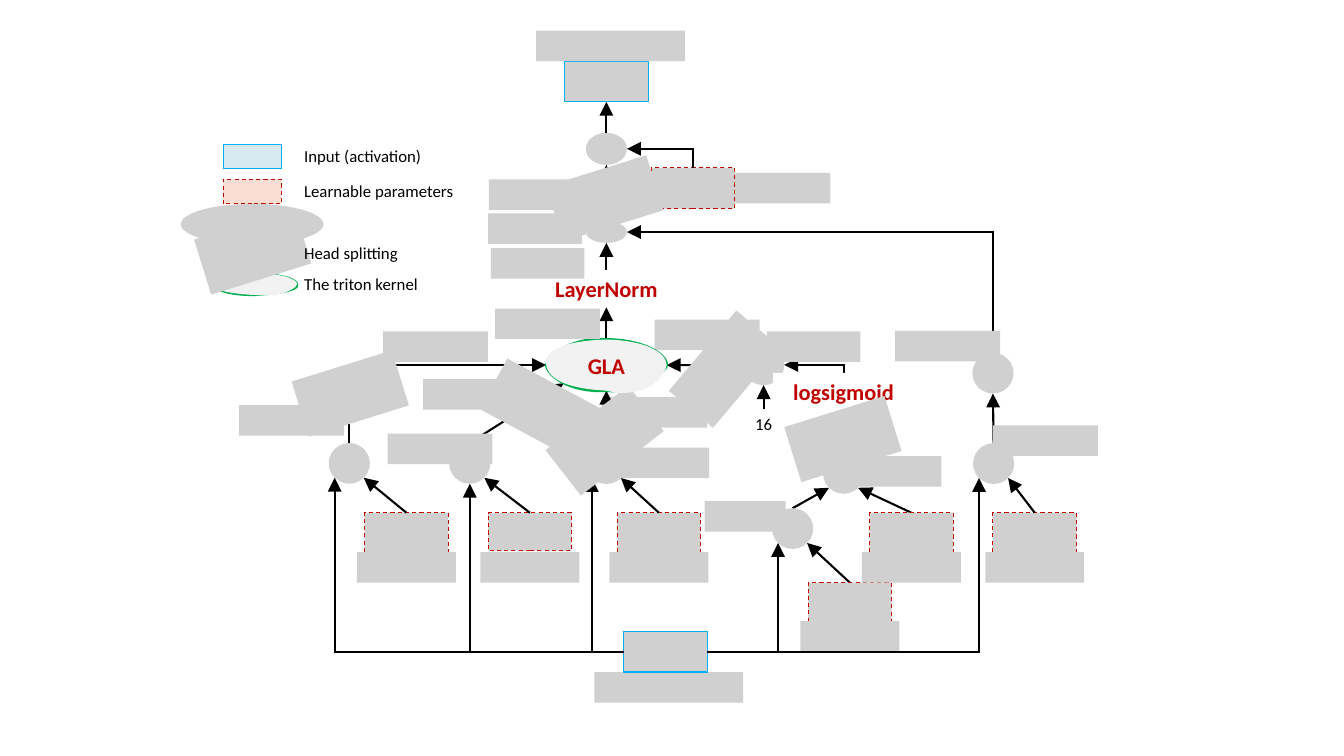
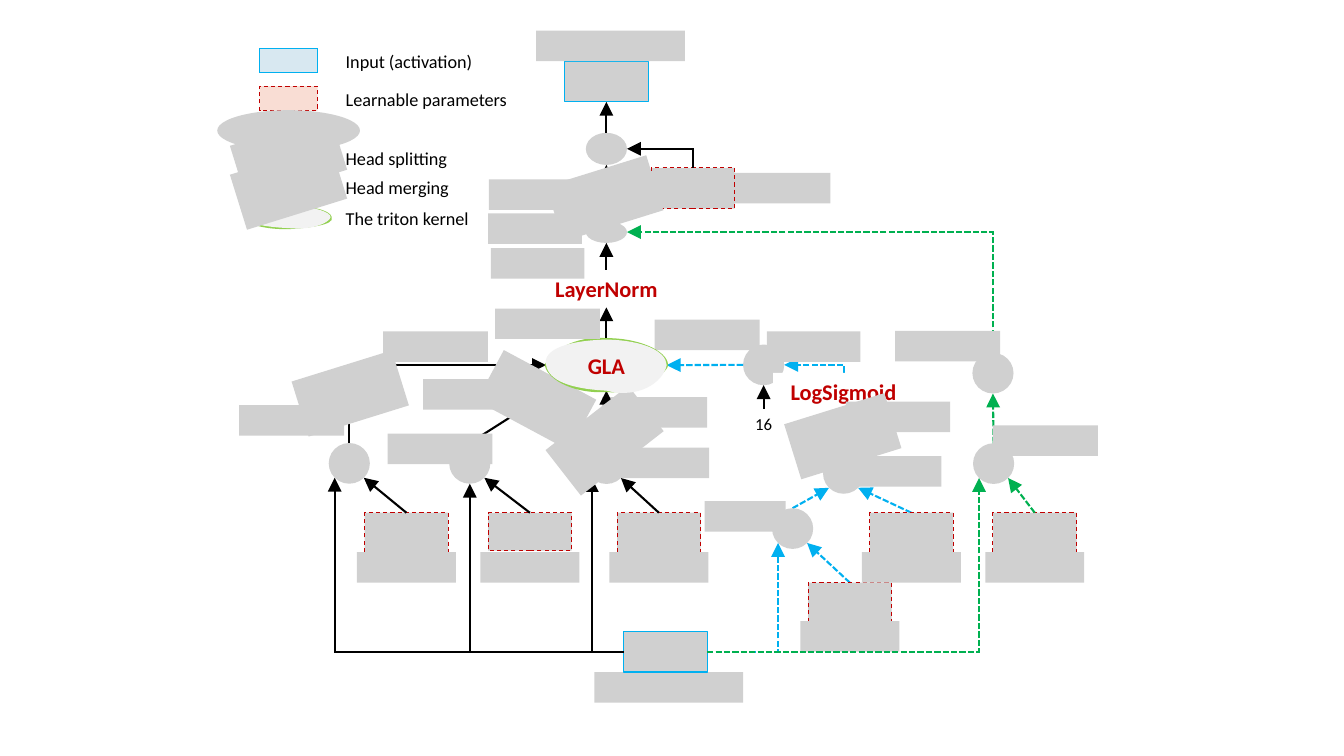
Before and after one commit to lcy-seso/Tiled-EfficientAttention, a slide deck: slide 1 of gla/figures/gated_linear_attention.pptx. Drawn at 1344x756 pixels with LibreOffice and Linux fonts; fonts in the diff are those of the drawing; grey boxes stand for pictures. Boxes give left, top, right and bottom in pixels: in the first picture for what was removed or moved away, otherwise in the second. Text is boxed around its words. In the diff, an @@ line names an element or a change of style, - is before the commit and + after.

```diff
--- a/gla/figures/gated_linear_attention.pptx
+++ b/gla/figures/gated_linear_attention.pptx
@@ rectangle: place and size @@
-rectangle at (223,144,281,168)
+rectangle at (260,48,319,73)
@@ size 12 to 13 pt in 4 elements at (346,212,469,225), (346,93,506,109), (346,152,447,170), (346,55,472,71) @@
@@ text "Input (activation)": place and size @@
-text "Input (activation)" at (304,150,421,165)
+text "Input (activation)" at (346,55,472,71)
@@ rectangle: place and size @@
-rectangle at (223,179,281,204)
+rectangle at (260,86,319,110)
@@ text "Learnable parameters": place and size @@
-text "Learnable parameters" at (304,185,453,200)
+text "Learnable parameters" at (346,93,506,109)
@@ picture added at (218,110,361,150) @@
@@ picture added at (230,115,347,201) @@
@@ picture added at (230,144,347,230) @@
@@ text "Head splitting": place and size @@
-text "Head splitting" at (304,246,398,264)
+text "Head splitting" at (346,152,447,170)
@@ picture removed at (180,204,324,244) @@
@@ picture removed at (194,209,312,295) @@
@@ freeform shape: place and size @@
-freeform shape at (213,273,296,295)
+freeform shape at (247,207,331,229)
@@ freeform shape at (247,207,331,229): outline #00B050 1.5 pt to #92D050 1.5 pt @@
@@ text "The triton kernel": place and size @@
-text "The triton kernel" at (304,278,417,290)
+text "The triton kernel" at (346,212,469,225)
@@ text added at (346,181,448,199), 13 pt, text #000000 @@
+Head merging
@@ elbow arrow (993, 353) - (627, 232): stroke #000000 1.5 pt to #00B050 1.5 pt dashed @@
@@ picture removed at (669,311,781,428) @@
@@ picture: place and size @@
-picture at (481,359,600,459)
+picture at (477,351,596,451)
@@ freeform shape "GLA" at (546,340,667,391): outline #00B050 2 pt to #92D050 2 pt @@
@@ arrow (743, 365) - (666, 365): stroke #000000 1.5 pt to #00B0F0 1.5 pt dashed @@
@@ elbow arrow (844, 373) - (784, 365): stroke #000000 1.5 pt to #00B0F0 1.5 pt dashed @@
@@ text at (791,384,897,406): text changed @@
-logsigmoid
+LogSigmoid
@@ arrow (844, 453) - (844, 410): stroke #000000 1.5 pt to #00B0F0 1.5 pt dashed @@
@@ picture added at (846,401,950,432) @@
@@ arrow (994, 444) - (993, 393): stroke #000000 1.5 pt to #00B050 1.5 pt dashed @@
@@ elbow arrow (708, 652) - (979, 478): stroke #000000 1.5 pt to #00B050 1.5 pt dashed @@
@@ arrow (1035, 513) - (1008, 478): stroke #000000 1.5 pt to #00B050 1.5 pt dashed @@
@@ arrow (792, 508) - (829, 488): stroke #000000 1.5 pt to #00B0F0 1.5 pt dashed @@
@@ arrow (911, 513) - (858, 488): stroke #000000 1.5 pt to #00B0F0 1.5 pt dashed @@
@@ elbow arrow (708, 652) - (778, 543): stroke #000000 1.5 pt to #00B0F0 1.5 pt dashed @@
@@ arrow (850, 583) - (808, 543): stroke #000000 1.5 pt to #00B0F0 1.5 pt dashed @@
```
Also in this commit, not shown: 4 slides added, 12 other files.
